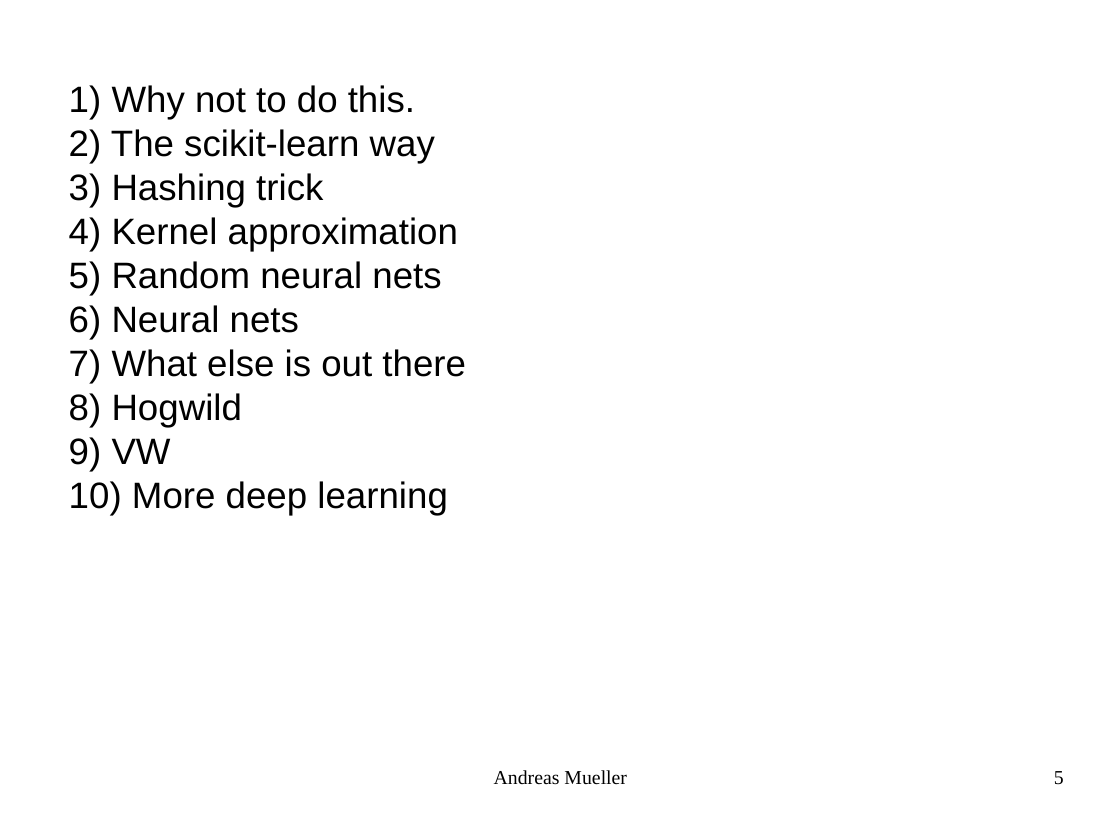
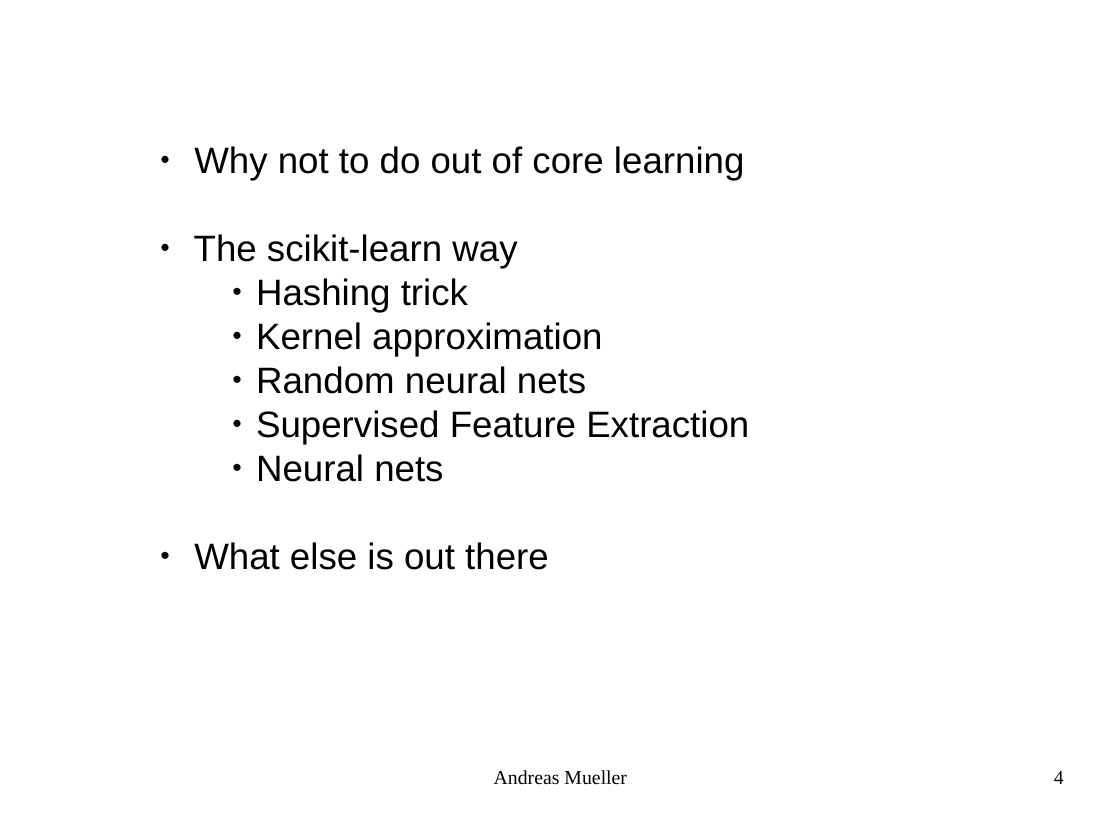
Before and after one commit to amueller/talks_odt, a slide deck: slide 4 of large-scale-non-linear-learning-pygotham-2015.odp (slide 5 before the commit). Drawn at 1120x840 pixels with LibreOffice and Linux fonts; fonts in the diff are those of the drawing. Boxes give left, top, right and bottom in pixels: in the first picture for what was removed or moved away, otherwise in the second. Text is boxed around its words. In the diff, an @@ line names an element or a change of style, - is before the commit and + after.

```diff
--- a/large-scale-non-linear-learning-pygotham-2015.odp
+++ b/large-scale-non-linear-learning-pygotham-2015.odp
@@ text "Why not to do out ...": place and size @@
-text "Why not to do out ..." at box(111, 85, 466, 516)
+text "Why not to do out ..." at box(194, 146, 749, 570)
@@ text at box(194, 146, 744, 181): text changed @@
-1) Why not to do this.
+● Why not to do out of core learning
@@ text at box(194, 234, 602, 570): bullet 1) to ●; list level 1 to 4 in "Hashing trick"; list level 1 to 4 in "Kernel approximation"; list level 1 to 4 in "Random neural nets"; list level 1 to 4 in "Neural nets" @@
@@ text at box(112, 393, 447, 516): paragraphs removed @@
-8) Hogwild
-9) VW
-10) More deep learning
@@ text at box(256, 410, 749, 445): paragraph added @@
+      ● Supervised Feature Extraction
@@ page number at box(1054, 771, 1064, 784): text changed @@
-5
+4
```
Also in this commit, not shown: 11 other slides changed, 4 slides added, 2 slides removed.
